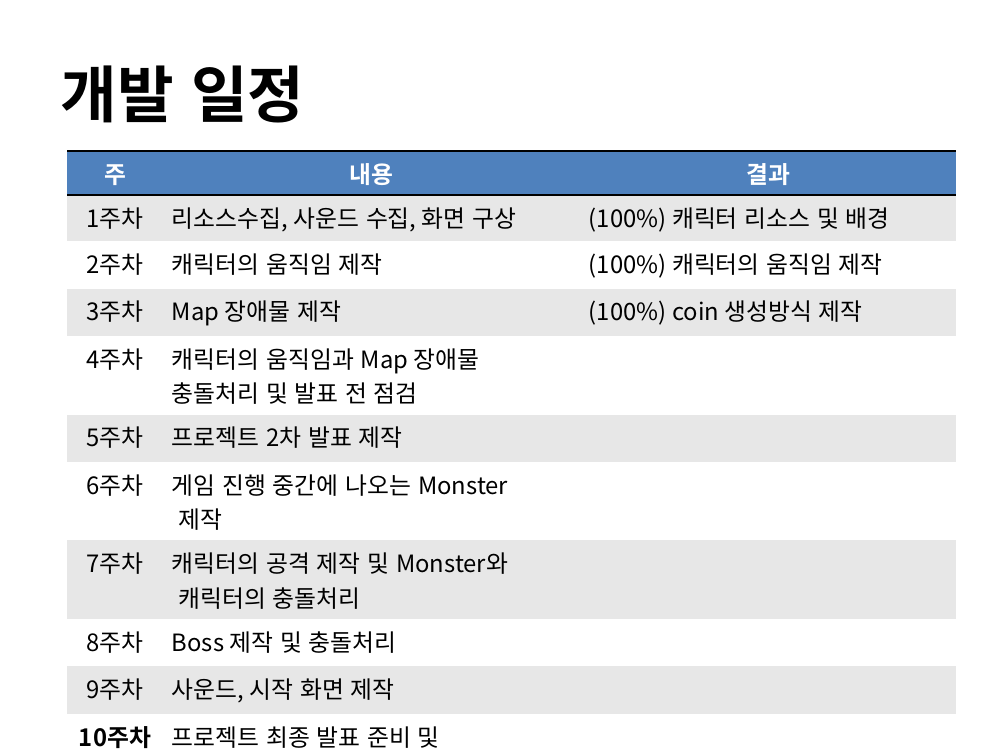
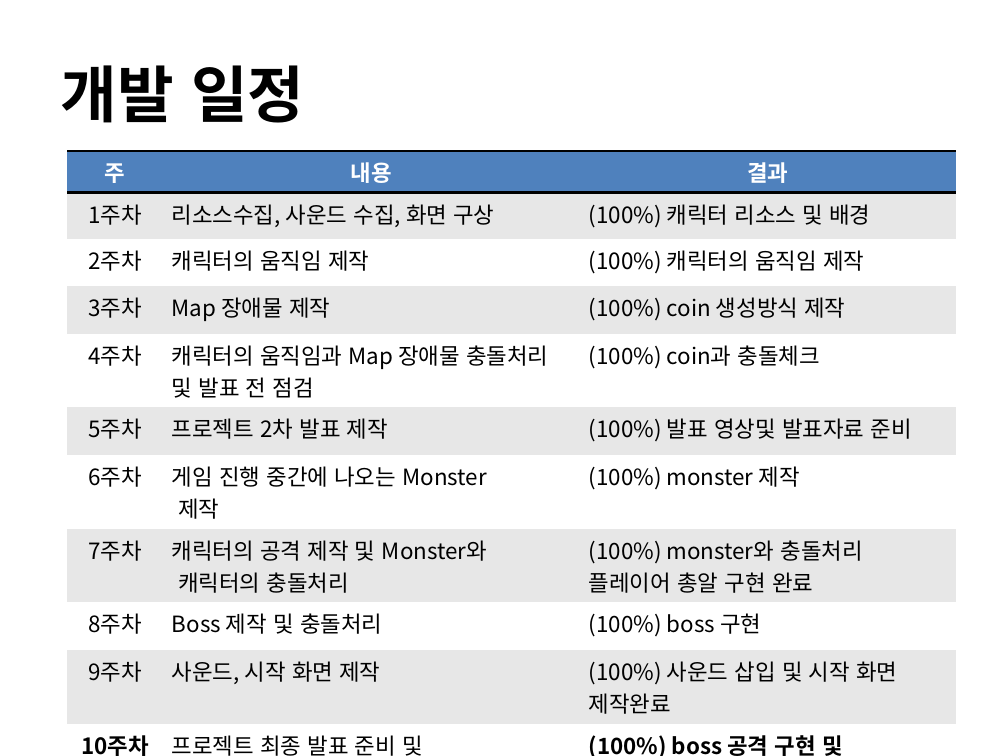
Before and after one commit to hwawonhan/2dgp, a slide deck: slide 4 of ppt/project_2.pptx. Drawn at 1008x756 pixels with LibreOffice and Linux fonts; fonts in the diff are those of the drawing; background and template pictures are left out. Boxes give left, top, right and bottom in pixels: in the first picture for what was removed or moved away, otherwise in the second. Text is boxed around its words. In the diff, an @@ line names an element or a change of style, - is before the commit and + after.

```diff
--- a/ppt/project_2.pptx
+++ b/ppt/project_2.pptx
@@ table at (x1=68, y1=151, x2=957, y2=756) @@
-row 5, column 3: 
+row 5, column 3: (100%) coin과 충돌체크
-row 6, column 3: 
+row 6, column 3: (100%) 발표 영상및 발표자료 준비
-row 7, column 3: 
+row 7, column 3: (100%) monster 제작
-row 8, column 3: 
+row 8, column 3: (100%) monster와 충돌처리 / 플레이어 총알 구현 완료
-row 9, column 3: 
+row 9, column 3: (100%) boss 구현
-row 10, column 3: 
+row 10, column 3: (100%) 사운드 삽입 및 시작 화면 제작완료
-row 11, column 3: 
+row 11, column 3: (100%) boss 공격 구현 및 / 발표영상 제작
@@ size 17 to 16 pt in "주", "내용", "결과", "1주차" and 25 more places @@
```
Also in this commit, not shown: 2 other files.
